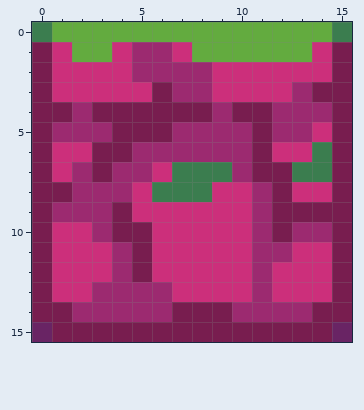
A pixel-art file gets an edit: gfx/timeless_block.aseprite. The picture above is the old version.
16x16 pixels, 1 frame.
The same view after the edit:
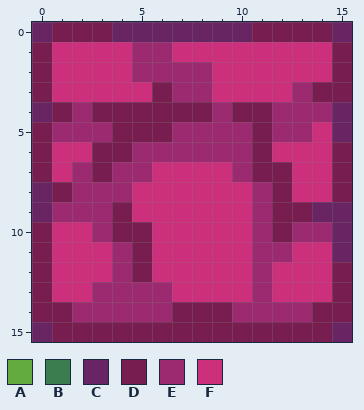
Palette (. is transparent): A #63ab3f  B #3b7d4f  C #692464  D #781d4f  E #9c2a70  F #cc2f7b
Edits made:
y 0: x 0..15 BAAAAAAAAAAAAAAB -> CDDDCCCCCCCDDDDC
y 1: x 2..3 AA -> FF; x 8..13 AAAAAA -> FFFFFF
y 4: x 0 D -> C; x 15 D -> C
y 5: x 15 D -> C
y 6: x 14 B -> F
y 7: x 7..9 BBB -> FFF; x 13..14 BB -> FF
y 8: x 0 D -> C; x 6..8 BBB -> FFF
y 9: x 0 D -> C; x 14..15 DD -> CC
y 10..11: x 15 D -> C
Where, in picture pixels (left, top, right, bottom), the same in both pictures:
changed: (32, 22, 352, 262)
